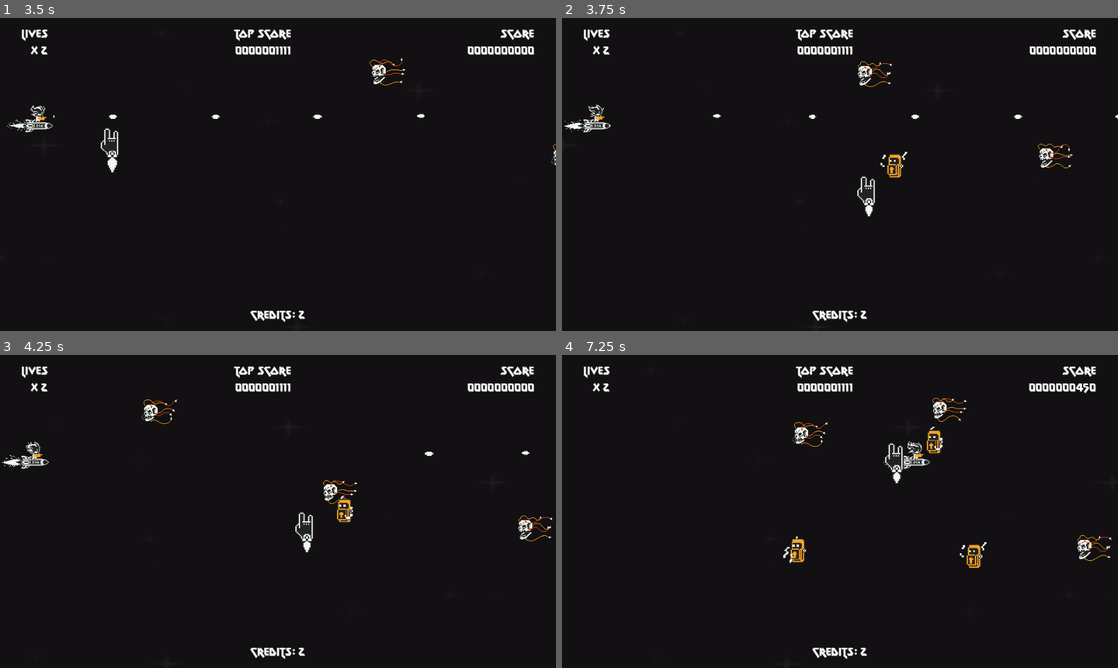
Above: before the commit, frames 1-4 (two rows, left to right).
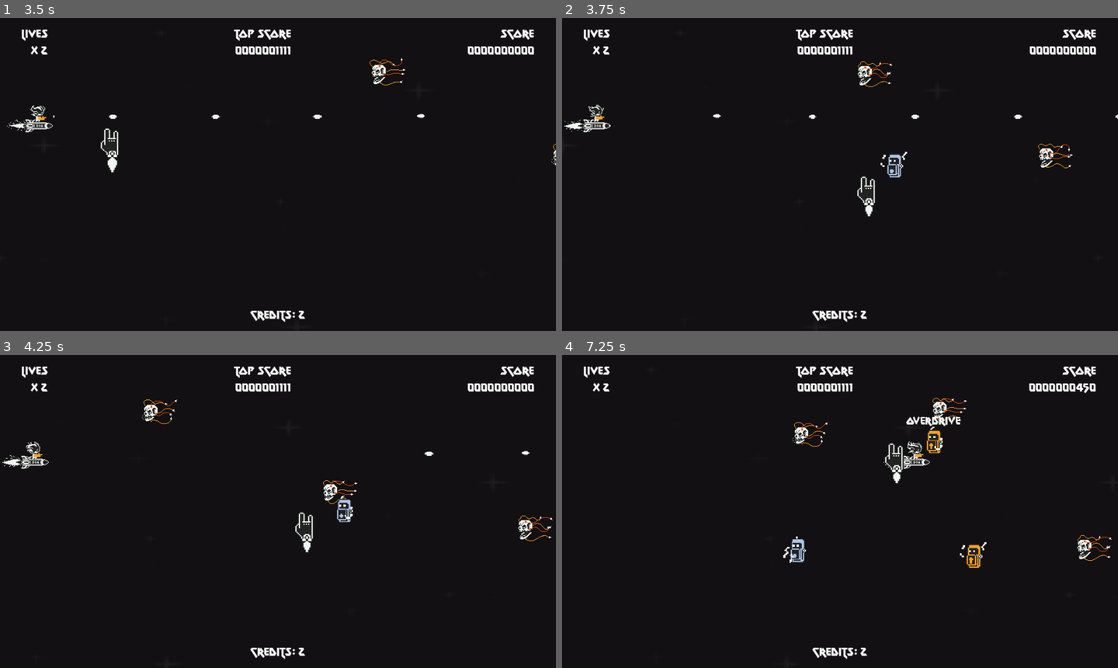
Above: after the commit, the same moments.

Repository: rnakkas/GodotSandbox
Game: Godot game, scene res://ShmupSandbox/Main/Scenes/main.tscn
Two runs of this game, one before a commit and one after it. Both use one fixed random seed, a clock stepped at 60 frames per second and the inputs below.
Inputs (mouse positions are in pixels of both pictures, inside the frame that each line leads up to):
- Up to frame 1 (3.5 s): tap Enter (ui_accept) at 0.5, 0.77, 1.25, 1.52 s; move the mouse to (250, 237) at 0.52 s; hold Space (shoot) 0.53-1.28 s; hold W (move_up) 0.53-2 s; move the mouse to (444, 221) at 1.27 s; tap 1 at 1.35 s; click "Play" at 2 s; move the mouse to (111, 127) at 2.77 s; hold A (move_left) from 2.78 s (still down); hold Space (shoot) from 2.78 s (still down)
- Up to frame 2 (3.75 s): keep holding A (move_left); move the mouse to (867, 174) at 3.52 s; release Space (shoot) at 3.53 s; tap 1 at 3.6 s
- Up to frame 3 (4.25 s): keep holding A (move_left); tap Enter (ui_accept) at 3.77 s
- Up to frame 4 (7.25 s): move the mouse to (756, 433) at 4.27 s; release A (move_left) at 4.28 s; hold S (move_down) 4.28-5.03 s; hold Space (shoot) 4.28-5.03 s; tap Enter (ui_accept) at 4.52, 5.27, 6.77 s; move the mouse to (962, 495) at 5.02 s; hold D (move_right) 5.03-5.78 s; tap 1 at 5.1, 6.6 s; move the mouse to (728, 527) at 5.77 s; hold W (move_up) 5.78-6.53 s; hold Space (shoot) 5.78-6.53 s; move the mouse to (895, 442) at 6.52 s; hold D (move_right) from 6.53 s (still down)

Frame 1 is identical in both runs. In frame 2, 0.1% of the frame differs, in the area x 58-61%, y 43-51%; in frame 3, less than 0.1%; in frame 4, 0.3%, in the area x 41-72%, y 19-67%.

Commit message:
pickups-powerup: continuing to add logic for powerups pickup, see todo

Diff:
--- a/ShmupSandbox/Autoloads/game_manager.gd
+++ b/ShmupSandbox/Autoloads/game_manager.gd
@@ -7,6 +7,10 @@
 const life_extend_score_2 : int = 250000
 const score_penallty_multiplier : float = 0.9
 
+enum powerups {
+	Overdrive, 		## 0
+	Chorus 			## 1
+}
 
 ################################################
 #NOTE: Default game settings
--- a/ShmupSandbox/Pickups/Scenes/pickup_powerup.tscn
+++ b/ShmupSandbox/Pickups/Scenes/pickup_powerup.tscn
@@ -1,10 +1,11 @@
-[gd_scene load_steps=45 format=3 uid="uid://drn1oajqy3684"]
+[gd_scene load_steps=46 format=3 uid="uid://drn1oajqy3684"]
 
 [ext_resource type="Script" uid="uid://85opciapqat8" path="res://ShmupSandbox/Pickups/Scripts/pickup_powerup.gd" id="1_8m5pr"]
 [ext_resource type="Script" uid="uid://dlh7lg7gj4tlp" path="res://ShmupSandbox/Pickups/Scripts/powerup_pathfollow.gd" id="1_glbyy"]
 [ext_resource type="Texture2D" uid="uid://banrdqkgowv87" path="res://ShmupSandbox/Assets/Pickups/od-v1.png" id="3_8m5pr"]
 [ext_resource type="Texture2D" uid="uid://bvjfrhgvvsyed" path="res://ShmupSandbox/Assets/Pickups/ch-v1.png" id="4_haqd0"]
 [ext_resource type="Texture2D" uid="uid://cd0otonekhged" path="res://ShmupSandbox/Assets/Pickups/fx-v1.png" id="4_p0ehi"]
+[ext_resource type="FontFile" uid="uid://chyk1vw521kif" path="res://ShmupSandbox/Assets/Fonts/Metal Lord.otf" id="6_aa45h"]
 
 [sub_resource type="Curve2D" id="Curve2D_haqd0"]
 _data = {
@@ -13,7 +14,7 @@
 point_count = 7
 
 [sub_resource type="CircleShape2D" id="CircleShape2D_lkxkw"]
-radius = 19.9127
+radius = 32.0
 
 [sub_resource type="AtlasTexture" id="AtlasTexture_p0ehi"]
 atlas = ExtResource("3_8m5pr")
@@ -345,8 +346,19 @@
 animation = &"idle"
 autoplay = "idle"
 
+[node name="powerup_label" type="Label" parent="path/pathfollow"]
+unique_name_in_owner = true
+offset_left = -39.5818
+offset_top = -40.6464
+offset_right = 40.4182
+offset_bottom = -17.6464
+theme_override_fonts/font = ExtResource("6_aa45h")
+theme_override_font_sizes/font_size = 16
+text = "Overdrive"
+
 [node name="VisibleOnScreenNotifier2D" type="VisibleOnScreenNotifier2D" parent="."]
 position = Vector2(158, 51)
 
 [connection signal="timeout" from="powerup_switch_timer" to="." method="_on_powerup_switch_timer_timeout"]
+[connection signal="body_entered" from="path/pathfollow/powerup_area" to="." method="_on_powerup_area_body_entered"]
 [connection signal="screen_exited" from="VisibleOnScreenNotifier2D" to="." method="_on_visible_on_screen_notifier_2d_screen_exited"]
--- a/ShmupSandbox/Pickups/Scripts/pickup_powerup.gd
+++ b/ShmupSandbox/Pickups/Scripts/pickup_powerup.gd
@@ -2,13 +2,17 @@
 
 @onready var powerup_switch_timer : Timer = $powerup_switch_timer
 @onready var sprite_fx : AnimatedSprite2D = %sprite_fx
+@onready var sprite_od: AnimatedSprite2D = %sprite_od
+@onready var sprite_ch : AnimatedSprite2D = %sprite_ch
+@onready var powerup_label : Label = %powerup_label
 
 @onready var sprites_container : PathFollow2D = %pathfollow
 
 @export var speed : float = 20
 @export var powerup_switch_time : float = 5.5
 
-var current_powerup : AnimatedSprite2D
+var current_powerup : int
+var current_powerup_sprite : AnimatedSprite2D
 
 var viewport_size : Vector2
 var sprites_list : Array[AnimatedSprite2D] = []
@@ -19,9 +23,11 @@
 ################################################
 func _ready() -> void:
 	viewport_size = get_viewport_rect().size
+	powerup_label.visible = false
+
 	_set_timer_properties()
 	_create_sprites_list()
-	current_powerup = sprites_list.pick_random()
+	_random_powerup_on_spawn()
 
 ## Set timer properties
 func _set_timer_properties() -> void:
@@ -29,13 +35,33 @@
 	powerup_switch_timer.wait_time = powerup_switch_time
 	powerup_switch_timer.start()
 
-
 ## Create the array of powerups, ignore the fx sprite
 func _create_sprites_list() -> void:
 	for node : Node in sprites_container.get_children():
 		if node is AnimatedSprite2D && node != sprite_fx:
 			sprites_list.append(node)
 
+## Show a random powerup on spawn
+func _random_powerup_on_spawn() -> void:
+	current_powerup = GameManager.powerups.values().pick_random()
+	_toggle_powerup_sprite()
+
+## Toggle on the selected sprite
+func _toggle_powerup_sprite() -> void:
+	var sprite : AnimatedSprite2D
+	match current_powerup:
+		0:
+			sprite = sprite_od
+		1:
+			sprite = sprite_ch
+
+	for powerup : AnimatedSprite2D in sprites_list:
+		if powerup == sprite:
+			powerup.visible = true
+			powerup.play("idle")
+		else:
+			powerup.visible = false
+			powerup.stop()
 
 ################################################
 #NOTE: Physics process
@@ -48,9 +74,9 @@
 #NOTE: Process
 ################################################
 func _process(_delta: float) -> void:
-	_clamp_movement_to_screen_bounds()
+	_clamp_movement_to_screen_y_bounds()
 
-func _clamp_movement_to_screen_bounds() -> void:
+func _clamp_movement_to_screen_y_bounds() -> void:
 	# Clamp position within bounds
 	var min_bounds : Vector2 = Vector2(0, 0)
 	var max_bounds : Vector2 = viewport_size
@@ -66,20 +92,15 @@
 func _on_powerup_switch_timer_timeout() -> void:
 	_switch_powerup()
 
-# Iterate through the powerups array and switch to the next powerup in the array
+# Iterate through the powerups array and switch to a random powerup from the list
 func _switch_powerup() -> void:
-	for powerup : int in range(sprites_list.size()):
-		if sprites_list[powerup] == current_powerup:
-			sprites_list[powerup].visible = false
-			sprites_list[powerup].stop()
+	for powerup : int in range(GameManager.powerups.values().size()):
+		if current_powerup == GameManager.powerups.values()[powerup]:
+			powerup = (powerup + 1)%GameManager.powerups.values().size()
+			current_powerup = GameManager.powerups.values()[powerup]
+			break
 
-			powerup = (powerup + 1)%sprites_list.size()
-
-			sprites_list[powerup].visible = true
-			sprites_list[powerup].play("idle")
-
-			current_powerup = sprites_list[powerup]
-			break
+	_toggle_powerup_sprite()
 
 
 ################################################
@@ -87,3 +108,14 @@
 ################################################
 func _on_visible_on_screen_notifier_2d_screen_exited() -> void:
 	queue_free()
+
+
+func _on_powerup_area_body_entered(body:Node2D) -> void:
+	if body is PlayerCat:
+		print("player picked up item: ", current_powerup)
+		powerup_label.text = GameManager.powerups.find_key(current_powerup)
+		powerup_label.visible = true
+		## TODO: Stop the path follow movement on collection
+		## TODO: Tween the label when powerup collected
+		## TODO: Send a global signal with the powerup type
+		## TODO: Then call deferred to queue_free() the powerup
